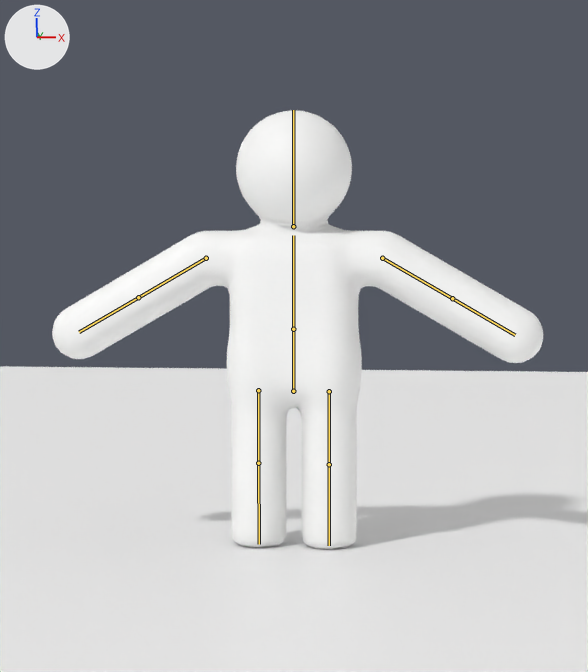
The Blender file blender/character.blend: old version first, new version second.
Camera for both pictures: the file's camera 'Camera'. Arrows for +X, +Y and +Z are at upper left; the lights stay in place. The picture after the commit comes second. The bones that change, and the others that lie on the model, are drawn over the model as lines.

In view in the first picture: 'Character', 'Ground'.
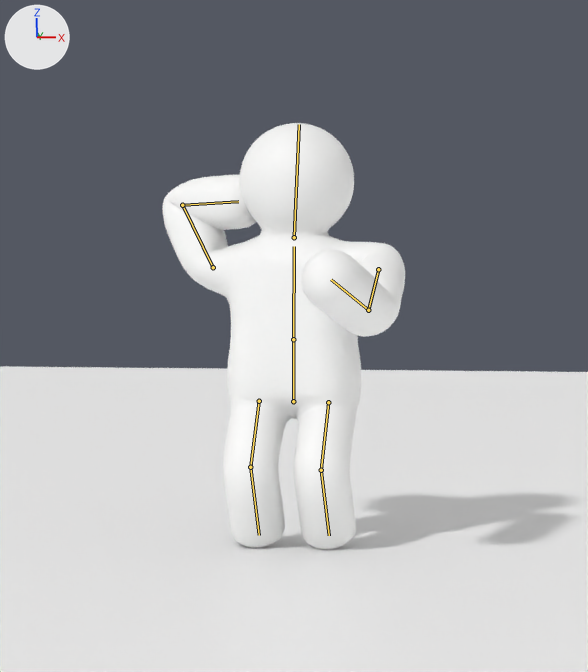
The newer file adds an action. The first version stands in its rest pose; the second is drawn at frame 10 of the action 'Throw'.

Boxes [x1, y1, x2, y2] around the edits, measured in the pictures (588 x 672 px):
'Character', posed (50% narrower): before [52, 110, 543, 549]; after [162, 123, 405, 549]
bone 'hips', root to tip: before (293, 391) to (293, 329); after (293, 401) to (293, 339)
bone 'spine', root to tip: before (293, 329) to (293, 235); after (293, 339) to (294, 246)
bone 'head', root to tip: before (293, 226) to (293, 110); after (294, 237) to (299, 124)
bone 'upper_arm.R', root to tip: before (206, 258) to (138, 297); after (213, 267) to (182, 205)
bone 'forearm.R', root to tip: before (138, 297) to (79, 332); after (182, 205) to (238, 201)
bone 'upper_arm.L', root to tip: before (382, 258) to (452, 298); after (378, 269) to (368, 310)
bone 'forearm.L', root to tip: before (452, 298) to (515, 335); after (368, 310) to (331, 279)
bone 'thigh.R', root to tip: before (258, 390) to (258, 463); after (259, 401) to (250, 467)
bone 'shin.R', root to tip: before (258, 463) to (259, 544); after (250, 467) to (259, 535)
bone 'thigh.L', root to tip: before (329, 391) to (329, 464); after (328, 402) to (321, 470)
bone 'shin.L', root to tip: before (329, 464) to (329, 545); after (321, 470) to (329, 535)

The change in detail:
Bone 'hips' (bone_hips) moves from (0.0, 0.0, 0.0) to (0.0, -0.047, 0.0).
Bone 'hips' (bone_hips) turns from (0, 0, 0) to (0, -5, 0) degrees about its own x, y and z.
Bone 'spine' (bone_spine) turns from (0, 0, 0) to (0, -10, 0) degrees about its own x, y and z.
Bone 'head' (bone_head) turns from (0, 0, 0) to (-11, 13, -1) degrees about its own x, y and z.
Bone 'upper_arm.R' (bone_upper_arm_r) turns from (0, 0, 0) to (-14, -13, -83) degrees about its own x, y and z.
Bone 'forearm.R' (bone_forearm_r) turns from (0, 0, 0) to (-6, -12, -122) degrees about its own x, y and z.
Bone 'upper_arm.L' (bone_upper_arm_l) turns from (0, 0, 0) to (62, 11, -19) degrees about its own x, y and z.
Bone 'forearm.L' (bone_forearm_l) turns from (0, 0, 0) to (52, -9, 18) degrees about its own x, y and z.
Bone 'thigh.R' (bone_thigh_r) turns from (0, 0, 0) to (32, 0, 0) degrees about its own x, y and z.
Bone 'shin.R' (bone_shin_r) turns from (0, 0, 0) to (-58, 0, 0) degrees about its own x, y and z.
Bone 'thigh.L' (bone_thigh_l) turns from (0, 0, 0) to (31, 0, 0) degrees about its own x, y and z.
Bone 'shin.L' (bone_shin_l) turns from (0, 0, 0) to (-60, 0, 0) degrees about its own x, y and z.
